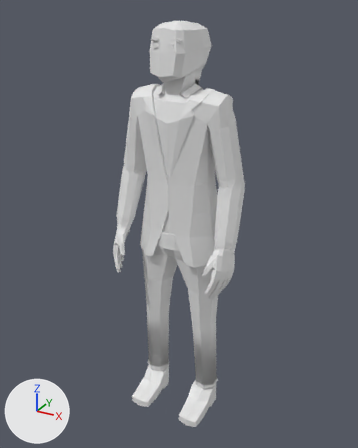
One commit to the FBX model StealthTowerEscapeGame/Assets/Adrian/Enemy + Animations/LowPolyManInSuit_Rigged_Searching.fbx: the scene before it, then after it.
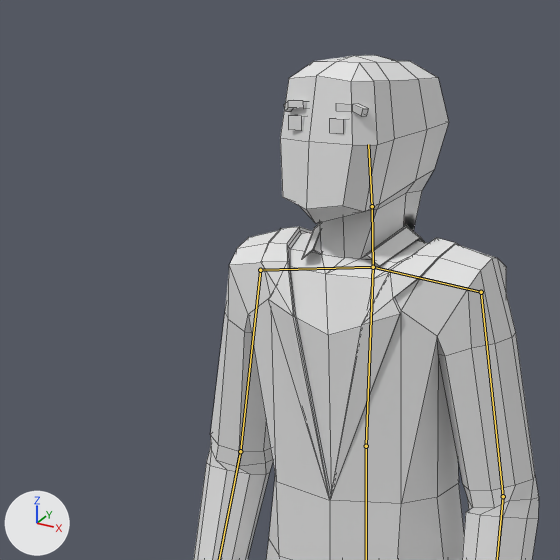
Each version appears first whole from a 50 mm lens placed at (0.975, -1.793, 0.893), pointed at (-0.007, -0.008, 0.001), and next in a close-up on the part from 13% to 71% of the width and 0% to 46% of the height. The lights are fixed; the arrows at lower left show +X, +Y and +Z. Both versions are drawn at frame 1 of the action 'Armature|Searching Player'; the numbers are the values there. The bones that bend it are drawn over the model as lines in the close-ups. The close-ups show mesh edges as thin lines.

In view in the first close-up: 'Body'.
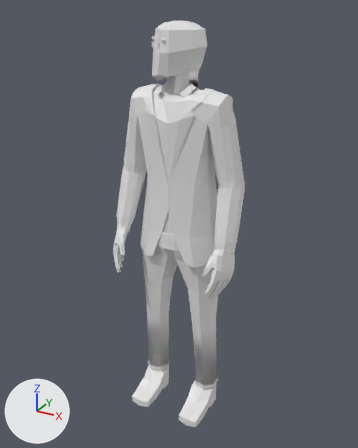
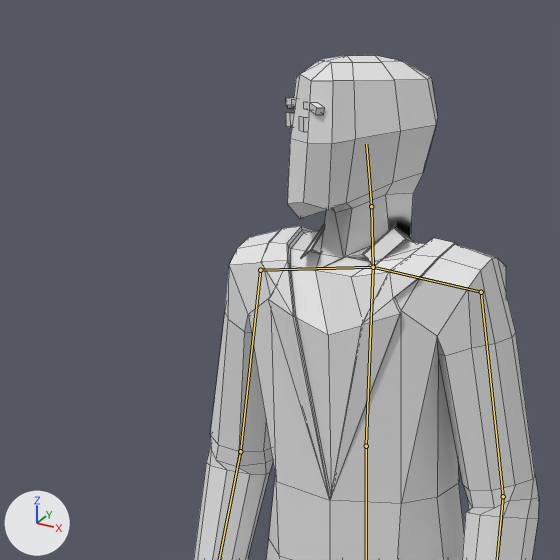
Changed parts and their boxes [x1, y1, x2, y2] in the close-ups (560 x 560 px):
'Body', posed
    both: [194, 55, 539, 560]
bone 'Neck', root to tip
    before: (373, 267) to (372, 206)
    after: (373, 267) to (371, 206)

What the commit changed:
Bone 'Neck' (bone_neck) turns from (0, 0, 0) to (0, -30, 1) degrees about its own x, y and z.
